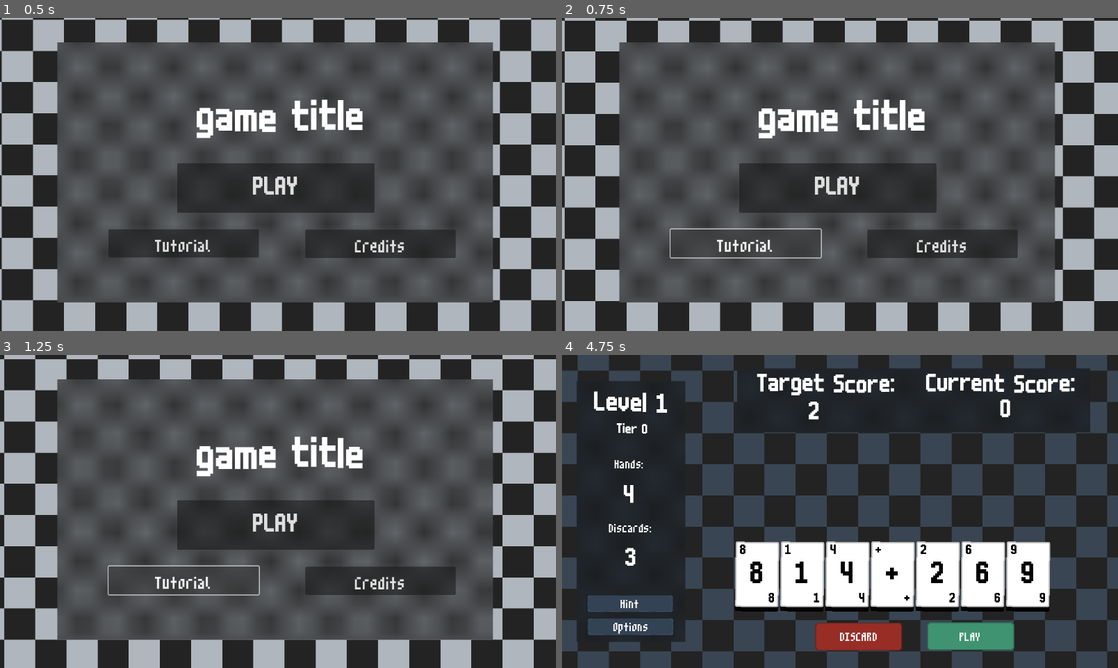
Above: before the commit, frames 1-4 (two rows, left to right).
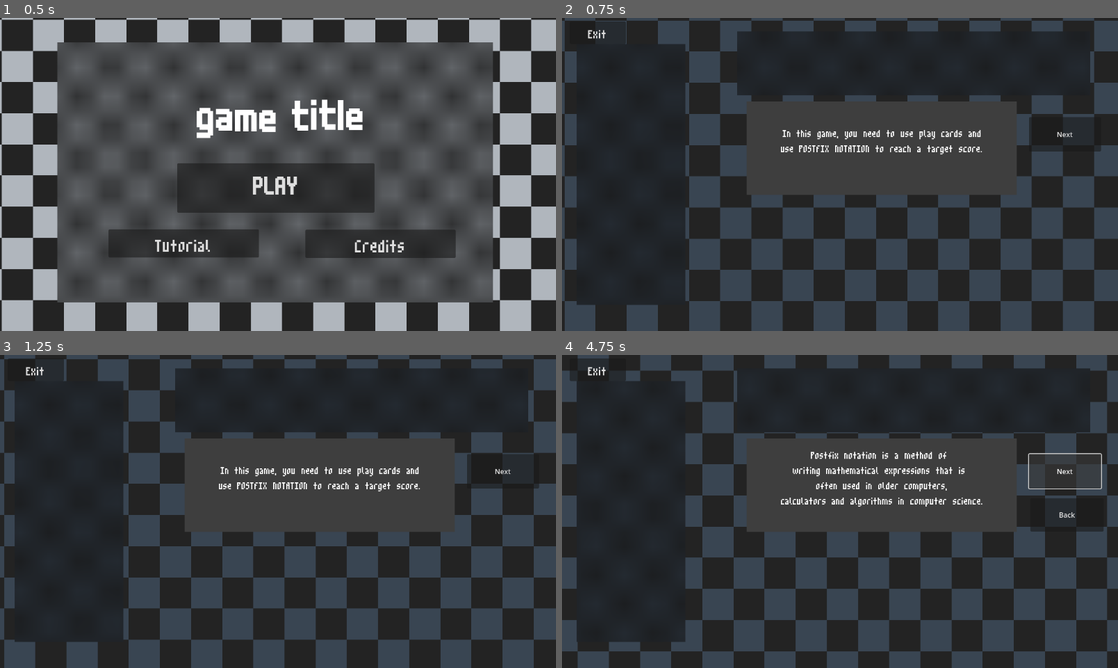
Above: after the commit, the same moments.

Repository: hd2802/stack-demon
Game: Godot game, scene res://_Scenes/MainMenu/main_menu.tscn
Same seed, same stepped clock (60 frames per second), same inputs: the game is played once before the commit and once after it. This scene is started directly instead of the project's main scene.
Inputs (mouse positions are in pixels of both pictures, inside the frame that each line leads up to):
- Up to frame 1 (0.5 s): no input
- Up to frame 2 (0.75 s): click "Tutorial" at 0.5 s
- Up to frame 3 (1.25 s): no input
- Up to frame 4 (4.75 s): click (840, 524) at 1.25 s, where only the run before the commit has a clickable "PLAY"; click (856, 636) at 2 s, where only the run before the commit has a clickable "DISCARD"; click (973, 636) at 2.75 s, where only the run before the commit has a clickable "PLAY"; click (973, 636) at 3.5 s, where only the run before the commit has a clickable "PLAY"; click (1062, 470) at 4.25 s, where only the run after the commit has a clickable "Next"

Frame 1 is identical in both runs. In frame 2, 62% of the frame differs, in the area x 0-100%, y 0-100%; in frame 3, 62%; in frame 4, 28%.

Commit message:
feat: add unstylised tutorial level

Diff:
--- a/_Scenes/MainMenu/main_menu.tscn
+++ b/_Scenes/MainMenu/main_menu.tscn
@@ -31,6 +31,7 @@
 
 [node name="MainBackground" type="ColorRect" parent="."]
 material = SubResource("ShaderMaterial_6b8pv")
+layout_mode = 0
 offset_right = 1280.0
 offset_bottom = 720.0
 mouse_filter = 2
@@ -82,6 +83,7 @@
 text = "Tutorial"
 
 [node name="CreditsButton" type="Button" parent="."]
+layout_mode = 0
 offset_left = 703.0
 offset_top = 487.0
 offset_right = 1049.0
--- /dev/null
+++ b/_Scenes/Tutorial/tutorial.tscn
@@ -0,0 +1,271 @@
+[gd_scene load_steps=13 format=3 uid="uid://dir53w1skkvgr"]
+
+[ext_resource type="Script" uid="uid://bvrwvr6litu3p" path="res://_Scripts/Tutorial/tutorial.gd" id="1_gcs81"]
+[ext_resource type="Shader" uid="uid://dsrjx5fwwsmio" path="res://Resources/Shaders/goopy.gdshader" id="2_fyhrf"]
+[ext_resource type="Shader" uid="uid://dh00vr0itc8wv" path="res://Resources/Shaders/blur.gdshader" id="3_qnq0o"]
+[ext_resource type="Theme" uid="uid://dltx8n0ryx35r" path="res://Resources/Themes/level_title.tres" id="4_i17lq"]
+[ext_resource type="Theme" uid="uid://de0d88t3bbp3w" path="res://Resources/Themes/stack.tres" id="5_1t73e"]
+[ext_resource type="Script" uid="uid://bvurmdpa1li7c" path="res://_Scripts/Level/GameLogic/play_area.gd" id="6_3o24f"]
+[ext_resource type="Theme" uid="uid://engys5p3iknv" path="res://Resources/Themes/label.tres" id="7_jtic3"]
+[ext_resource type="Texture2D" uid="uid://bquqdw1sgn7xg" path="res://Assets/Sprites/Buttons/PlayButton.png" id="8_sqey3"]
+[ext_resource type="Texture2D" uid="uid://dmeyxhca61rca" path="res://Assets/Sprites/Buttons/DiscardButton.png" id="9_wnfr2"]
+[ext_resource type="Script" uid="uid://cdau8d7xqmav2" path="res://_Scripts/Level/Target/target.gd" id="10_ba650"]
+
+[sub_resource type="ShaderMaterial" id="ShaderMaterial_6fxwj"]
+shader = ExtResource("2_fyhrf")
+shader_parameter/size = 71.719
+shader_parameter/color1 = Color(0.136826, 0.136826, 0.136826, 1)
+shader_parameter/color2 = Color(0.190461, 0.256365, 0.332641, 0.694118)
+shader_parameter/speed = 0.15
+shader_parameter/direction_x = 1.0
+shader_parameter/direction_y = 1.0
+
+[sub_resource type="ShaderMaterial" id="ShaderMaterial_e0ewc"]
+shader = ExtResource("3_qnq0o")
+shader_parameter/lod = 5.0
+shader_parameter/mix_percentage = 0.3
+
+[node name="Tutorial" type="Node2D"]
+script = ExtResource("1_gcs81")
+
+[node name="MainBackground" type="ColorRect" parent="."]
+material = SubResource("ShaderMaterial_6fxwj")
+offset_right = 1280.0
+offset_bottom = 720.0
+mouse_filter = 2
+
+[node name="InfoBar" type="ColorRect" parent="."]
+material = SubResource("ShaderMaterial_e0ewc")
+offset_left = 34.0
+offset_top = 60.0
+offset_right = 284.0
+offset_bottom = 660.0
+
+[node name="TargetBar" type="ColorRect" parent="."]
+material = SubResource("ShaderMaterial_e0ewc")
+offset_left = 403.0
+offset_top = 31.0
+offset_right = 1216.0
+offset_bottom = 178.0
+
+[node name="LevelTitleLabel" type="RichTextLabel" parent="."]
+offset_left = 26.0
+offset_top = 84.0
+offset_right = 294.0
+offset_bottom = 146.0
+theme = ExtResource("4_i17lq")
+bbcode_enabled = true
+horizontal_alignment = 1
+vertical_alignment = 1
+
+[node name="LevelTierLabel" type="RichTextLabel" parent="."]
+offset_left = 38.0
+offset_top = 155.0
+offset_right = 276.0
+offset_bottom = 222.0
+theme = ExtResource("5_1t73e")
+theme_override_font_sizes/normal_font_size = 50
+bbcode_enabled = true
+horizontal_alignment = 1
+vertical_alignment = 1
+
+[node name="PlayArea" type="Control" parent="."]
+layout_mode = 3
+anchors_preset = 0
+offset_left = 325.0
+offset_top = 187.0
+offset_right = 1239.0
+offset_bottom = 599.0
+script = ExtResource("6_3o24f")
+
+[node name="Hand" type="HBoxContainer" parent="PlayArea"]
+layout_direction = 2
+layout_mode = 1
+offset_left = 75.0
+offset_top = 243.0
+offset_right = 875.0
+offset_bottom = 393.0
+size_flags_horizontal = 0
+
+[node name="EvaluationZone" type="HBoxContainer" parent="PlayArea"]
+layout_mode = 0
+offset_left = 229.0
+offset_top = 49.0
+offset_right = 729.0
+offset_bottom = 199.0
+theme_override_constants/separation = 32
+alignment = 1
+
+[node name="PlayCardButton" type="TextureButton" parent="."]
+offset_left = 841.0
+offset_top = 615.0
+offset_right = 1041.0
+offset_bottom = 679.0
+theme = ExtResource("7_jtic3")
+texture_normal = ExtResource("8_sqey3")
+
+[node name="Label" type="Label" parent="PlayCardButton"]
+layout_mode = 0
+offset_left = 74.0
+offset_top = 9.0
+offset_right = 135.0
+offset_bottom = 53.0
+text = "PLAY
+"
+
+[node name="DiscardButton" type="TextureButton" parent="."]
+offset_left = 583.0
+offset_top = 616.0
+offset_right = 783.0
+offset_bottom = 680.0
+theme = ExtResource("7_jtic3")
+texture_normal = ExtResource("9_wnfr2")
+
+[node name="Label2" type="Label" parent="DiscardButton"]
+layout_mode = 0
+offset_left = 57.0
+offset_top = 8.0
+offset_right = 145.0
+offset_bottom = 93.0
+text = "DISCARD
+"
+
+[node name="Target" type="Control" parent="."]
+layout_mode = 3
+anchors_preset = 15
+anchor_right = 1.0
+anchor_bottom = 1.0
+offset_left = 565.0
+offset_top = 106.0
+offset_right = 629.0
+offset_bottom = 170.0
+grow_horizontal = 2
+grow_vertical = 2
+size_flags_horizontal = 4
+size_flags_vertical = 4
+theme = ExtResource("5_1t73e")
+script = ExtResource("10_ba650")
+
+[node name="TargetLabel" type="RichTextLabel" parent="."]
+offset_left = 434.0
+offset_top = 49.0
+offset_right = 753.0
+offset_bottom = 103.0
+theme = ExtResource("5_1t73e")
+bbcode_enabled = true
+text = "[wave amp=25 freq=1]Target Score:[/wave]"
+horizontal_alignment = 1
+vertical_alignment = 1
+
+[node name="CurrentScore" type="RichTextLabel" parent="."]
+offset_left = 838.0
+offset_top = 43.0
+offset_right = 1183.0
+offset_bottom = 97.0
+theme = ExtResource("5_1t73e")
+bbcode_enabled = true
+text = "[wave amp=25 freq=1]Current Score:[/wave]"
+horizontal_alignment = 1
+vertical_alignment = 1
+
+[node name="Score" type="Label" parent="."]
+offset_left = 985.0
+offset_top = 94.0
+offset_right = 1059.0
+offset_bottom = 163.0
+theme = ExtResource("5_1t73e")
+horizontal_alignment = 1
+vertical_alignment = 1
+
+[node name="HandLabel" type="Label" parent="."]
+offset_left = 64.0
+offset_top = 222.0
+offset_right = 247.0
+offset_bottom = 273.0
+theme = ExtResource("7_jtic3")
+text = "Hands:"
+horizontal_alignment = 1
+vertical_alignment = 1
+
+[node name="Hands" type="Label" parent="."]
+offset_left = 107.0
+offset_top = 278.0
+offset_right = 203.0
+offset_bottom = 373.0
+theme = ExtResource("5_1t73e")
+horizontal_alignment = 1
+vertical_alignment = 1
+
+[node name="DiscardsLabel" type="Label" parent="."]
+offset_left = 67.0
+offset_top = 369.0
+offset_right = 250.0
+offset_bottom = 420.0
+theme = ExtResource("7_jtic3")
+text = "Discards:"
+horizontal_alignment = 1
+vertical_alignment = 1
+
+[node name="Discards" type="Label" parent="."]
+offset_left = 117.0
+offset_top = 427.0
+offset_right = 201.0
+offset_bottom = 514.0
+theme = ExtResource("5_1t73e")
+horizontal_alignment = 1
+vertical_alignment = 1
+
+[node name="TutorialPanel" type="ColorRect" parent="."]
+offset_left = 425.0
+offset_top = 192.0
+offset_right = 1047.0
+offset_bottom = 407.0
+color = Color(0.243137, 0.243137, 0.243137, 1)
+
+[node name="Label" type="Label" parent="TutorialPanel"]
+layout_mode = 0
+offset_left = 1.0
+offset_top = 2.0
+offset_right = 624.0
+offset_bottom = 211.0
+theme = ExtResource("7_jtic3")
+theme_override_font_sizes/font_size = 40
+horizontal_alignment = 1
+vertical_alignment = 1
+
+[node name="NextButton" type="Button" parent="."]
+offset_left = 1075.0
+offset_top = 228.0
+offset_right = 1241.0
+offset_bottom = 307.0
+text = "Next"
+
+[node name="BackButton" type="Button" parent="."]
+offset_left = 1078.0
+offset_top = 330.0
+offset_right = 1247.0
+offset_bottom = 406.0
+text = "Back"
+
+[node name="MainMenuButton" type="Button" parent="."]
+visible = false
+offset_right = 1280.0
+offset_bottom = 720.0
+theme = ExtResource("7_jtic3")
+flat = true
+
+[node name="Button" type="Button" parent="."]
+offset_left = 18.0
+offset_top = 8.0
+offset_right = 147.0
+offset_bottom = 60.0
+theme = ExtResource("7_jtic3")
+text = "Exit"
+
+[connection signal="hand_discarded" from="PlayArea" to="." method="_on_play_area_hand_discarded"]
+[connection signal="scored" from="PlayArea" to="." method="_on_play_area_scored"]
+[connection signal="pressed" from="PlayCardButton" to="PlayArea" method="_on_play_card_button_pressed"]
+[connection signal="pressed" from="DiscardButton" to="PlayArea" method="_on_discard_button_pressed"]
+[connection signal="pressed" from="NextButton" to="." method="_on_next_button_pressed"]
+[connection signal="pressed" from="BackButton" to="." method="_on_back_button_pressed"]
+[connection signal="pressed" from="Button" to="." method="_on_button_pressed"]
--- a/_Scripts/MainMenu/main_menu.gd
+++ b/_Scripts/MainMenu/main_menu.gd
@@ -10,7 +10,7 @@
 	get_tree().change_scene_to_file("res://_Scenes/LevelRunner/level_runner.tscn")
 
 func _on_tutorial_button_pressed() -> void:
-	pass # Replace with function body.
+	get_tree().change_scene_to_file("res://_Scenes/Tutorial/tutorial.tscn")
 
 func _on_credits_button_pressed() -> void:
 	pass # Replace with function body.
--- /dev/null
+++ b/_Scripts/Tutorial/tutorial.gd
@@ -0,0 +1,273 @@
+extends Node
+class_name TutorialLevel
+
+var level_data : LevelDataResource
+
+var tutorial_step : int = 0
+
+var tutorial_panel : ColorRect
+var tutorial_label : Label
+
+const MAX_HANDS : int = 4
+const MAX_DISCARDS : int = 3
+
+var current_hands : int = MAX_HANDS
+var current_discards : int = MAX_DISCARDS
+
+var title_node : RichTextLabel
+var tier_title_node : RichTextLabel
+var hand_node
+var target_node : Target
+var move_node : Moves
+var play_area
+
+var hands : Label
+var discards : Label
+var score : Label
+
+var current_score : int = 0
+var target : int
+
+var tier_complete = false
+
+var play_card_button
+var discard_button
+
+var back_button
+
+var next_button
+
+var exit_button
+
+var main_menu_button
+
+signal exit_tutorial()
+
+func _ready() -> void:
+	level_data = load("res://resources/Levels/start.tres")
+	load_level(level_data)
+	main_menu_button = $MainMenuButton
+	main_menu_button.disabled = true
+	for child in get_children():
+		if child is not ColorRect:
+			if child is not AnimationPlayer:
+				if child is not AudioStreamPlayer2D:
+					child.visible = false
+
+	for child in get_children():
+		if child is Button:
+			child.disabled = true
+
+	tutorial_panel = $TutorialPanel
+	tutorial_label = $TutorialPanel/Label
+	next_button = self.get_node("NextButton")
+	next_button.visible = true
+	next_button.disabled = false
+
+	back_button = self.get_node("BackButton")
+	back_button.visible = true
+	back_button.disabled = false
+
+	play_card_button = $PlayCardButton
+
+	var exit_button = $Button
+	exit_button.visible = true
+	exit_button.disabled = false
+	for card in self.get_node("PlayArea").get_node("Hand").get_children():
+		card.disabled = true
+
+	process_tutorial()
+
+# this is going to be one messy function
+# processes the tutorial and all the introduction of new game mechanics e.t.c.
+func process_tutorial() -> void:
+	match tutorial_step:
+		0:
+			back_button.visible = false
+			tutorial_label.text = "In this game, you need to use play cards and
+			use POSTFIX NOTATION to reach a target score.
+			"
+		1:
+			back_button.visible = true
+			tutorial_label.text = "Postfix notation is a method of
+			writing mathematical expressions that is
+			often used in older computers,
+			calculators and algorithms in computer science.
+			"
+		2:
+			tutorial_label.text = "Rather than writing
+			2 + 3
+			in normal notation (infix notation);
+			in postfix notation we write
+			2 3 +"
+		3:
+			tutorial_label.text = "This removes the needs for brackets
+			and means that expressions can be evaluated
+			on a stack - an important data structrue in
+			computer science"
+		4:
+			tutorial_label.text = "Your challenge is to learn
+			and use the postfix notation
+			to reach a target score."
+		5:
+			self.get_node("TargetLabel").visible = true
+			self.get_node("CurrentScore").visible = true
+			self.get_node("Score").visible = true
+			target_node.visible = true
+			tutorial_label.text = "For example, in this level
+			the target score that you have to reach is 2
+			(displayed in the information panel above)"
+		6:
+			self.get_node("PlayArea").visible = true
+			tutorial_label.text = "The way that you construct
+			these expressions is using the cards below"
+		7:
+			tutorial_label.text = "Select cards from the hand
+			in postfix order to create an expression"
+		8:
+			self.get_node("PlayCardButton").visible = true
+			tutorial_label.text = "You can press the play button
+			to evaluate the expression and add it to
+			your current score"
+		9:
+			tutorial_label.text = "Playing a valid postfix
+			expression will give you more score towards the
+			target"
+		10:
+			self.get_node("DiscardButton").visible = true
+			tutorial_label.text = "If you want some new
+			cards you can select the ones you want to
+			get rid of and press the discard button"
+		11:
+			self.get_node("HandLabel").visible = true
+			self.get_node("Hands").visible = true
+			tutorial_label.text = "Be careful, as you can
+			only play so many expression to reach
+			the target"
+		12:
+			tutorial_label.text = "Run out of hands
+			without reaching the target, and its game over"
+		13:
+			self.get_node("DiscardsLabel").visible = true
+			self.get_node("Discards").visible = true
+			tutorial_label.text = "You are also only allowed to
+			discard up to 3 times, so be clever
+			in which cards you discard and which you keep"
+		14:
+			self.get_node("LevelTierLabel").visible = true
+			tutorial_label.text = "Reaching the target completes
+			the TIER"
+		15:
+			self.get_node("LevelTitleLabel").visible = true
+			tutorial_label.text = "There are three tiers in each level.
+			Completing a level rewards you with
+			modifiersthat can help you reach your
+			target in further levels."
+		16:
+			tutorial_label.text = "Learning postifx notation and
+			how to play the game requires a practice.
+			Press the next button to attempt the first level."
+		17:
+			for child in self.get_children():
+				if child is Button:
+					child.disabled = false
+			discard_button.disabled = false
+			play_card_button.disabled = false
+			tutorial_label.visible = false
+			tutorial_panel.visible = false
+			next_button.visible = false
+			back_button.visible = false
+			for card in self.get_node("PlayArea").get_node("Hand").get_children():
+				card.disabled = false
+		18:
+			tutorial_label.visible = true
+			tutorial_panel.visible = true
+
+			tutorial_label.text = "Congratulations on completing the
+			tutorial! You are now ready to play the game
+			- good luck!
+			(Click anywhere to return to the main menu)"
+			main_menu_button.disabled = false
+		_:
+			pass
+
+func _on_next_button_pressed() -> void:
+	tutorial_step += 1
+	process_tutorial()
+
+func _on_back_button_pressed() -> void:
+	tutorial_step -= 1
+	process_tutorial()
+
+func load_level(data) -> void:
+	# Title initialisation
+	title_node = self.get_node("LevelTitleLabel")
+	title_node.text = "[wave amp=25 freq=1]Level " + str(data.level_number) + "[/wave]"
+
+	# Tier title initialisation
+	tier_title_node = self.get_node("LevelTierLabel")
+	tier_title_node.text = "[wave amp=25 freq=1]Tier " + str(data.tier) + "[/wave]"
+
+	play_area = self.get_node("PlayArea")
+
+	# Target initialisation
+	target_node = self.get_node("Target")
+	target_node.initialise_target(data.target_value)
+
+	target = data.target_value
+
+	hands = self.get_node("Hands")
+	discards = self.get_node("Discards")
+	hands.text = str(current_hands)
+	discards.text = str(current_discards)
+
+	score = self.get_node("Score")
+	score.text = str(current_score)
+
+	discard_button = self.get_node("DiscardButton")
+
+func _on_play_area_scored(sc: int) -> void:
+	current_score += sc
+	score.text = str(current_score)
+
+	current_hands -= 1
+	hands.text = str(current_hands)
+
+	if current_hands == 0:
+		if current_score >= target:
+			await get_tree().create_timer(1.25).timeout
+			next_button.visible = true
+			print("complete")
+		else:
+			await get_tree().create_timer(1.25).timeout
+			print("game over")
+
+	elif current_hands > 0:
+		if current_score >= target:
+			await get_tree().create_timer(1.25).timeout
+			next_button.visible = true
+			print("complete")
+		else:
+			pass
+	else:
+		await get_tree().create_timer(1.25).timeout
+		print("game over")
+
+func _on_play_area_hand_discarded() -> void:
+	current_discards -= 1
+	discards.text = str(current_discards)
+
+	if current_discards <= 0:
+		discard_button.disabled = true
+
+# -----------------------------------------------------------------------------------
+
+
+func _on_play_card_button_pressed() -> void:
+	pass # Replace with function body.
+
+func _on_discard_button_pressed() -> void:
+	pass # Replace with function body.
+
+func _on_button_pressed() -> void:
+	get_tree().change_scene_to_file("res://_Scenes/MainMenu/main_menu.tscn")
Not shown, added: _Scripts/Tutorial/tutorial.gd.uid
